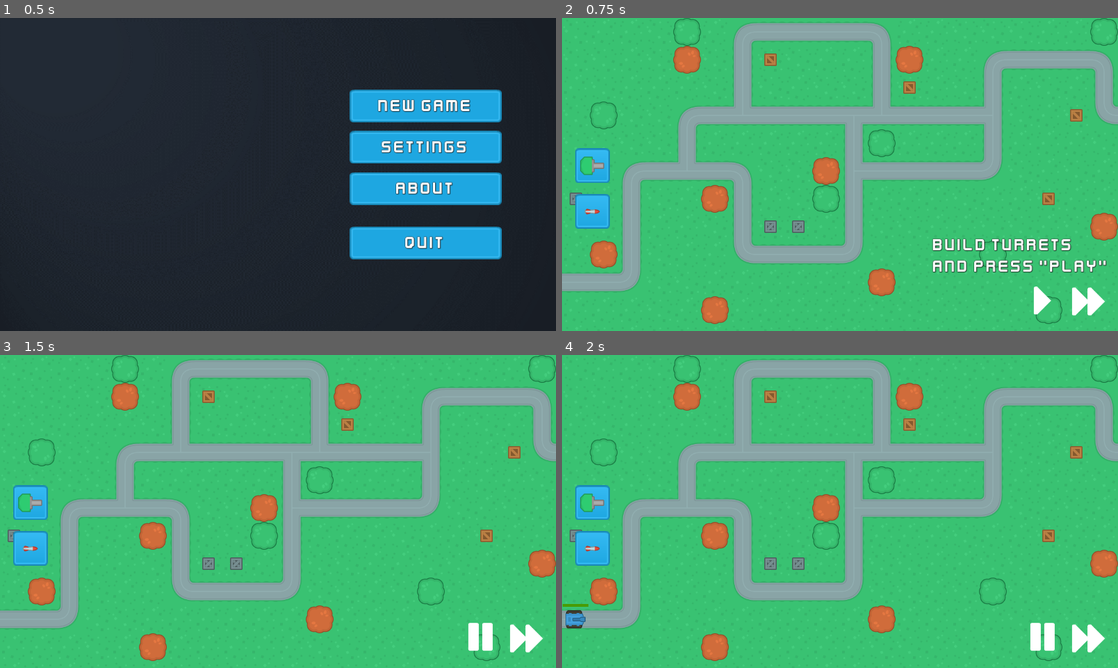
Above: before the commit, frames 1-4 (two rows, left to right).
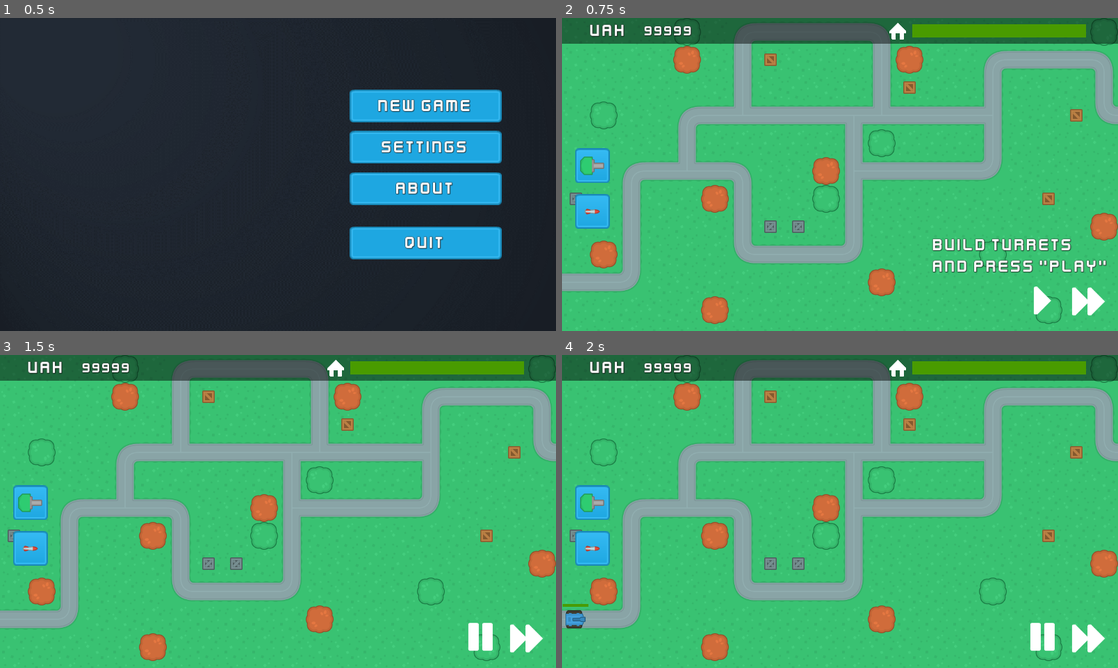
Above: after the commit, the same moments.

Repository: xEdelweiss/TowerDefence
Game: Godot game, scene res://scene_handler.tscn
The game is run twice, just before and just after one commit, with the same random seed, the same clock (stepped at 60 frames per second) and the same inputs.
Inputs (mouse positions are in pixels of both pictures, inside the frame that each line leads up to):
- Up to frame 1 (0.5 s): no input
- Up to frame 2 (0.75 s): click "New Game" at 0.5 s
- Up to frame 3 (1.5 s): click (478, 636) at 1.25 s
- Up to frame 4 (2 s): no input

Frame 1 is identical in both runs. In frame 2, 8.2% of the frame differs, in the area x 0-100%, y 0-9%; in frame 3, 8.2%; in frame 4, 8.2%.

Commit message:
Реалізував очки здоров'я бази та кінець гри

Diff:
--- a/Scenes/Enemies/blue_tank.gd
+++ b/Scenes/Enemies/blue_tank.gd
@@ -1,7 +1,12 @@
 extends PathFollow2D
+
+class_name BlueTank
+
+signal on_base_damage(damage)
 
 var speed = 150
 var hp = 1000
+var base_damage = 21
 
 @onready var health_bar = $HealthBar
 @onready var impact_area = $Impact
@@ -14,6 +19,9 @@
 	health_bar.top_level = true
 
 func _physics_process(delta):
+	if progress_ratio == 1.0:
+		emit_signal("on_base_damage", base_damage)
+		queue_free()
 	move(delta)
 
 func move(delta):
--- a/Scenes/MainScenes/UI.gd
+++ b/Scenes/MainScenes/UI.gd
@@ -1,6 +1,8 @@
 extends CanvasLayer
 
 class_name GameSceneUI
+
+@onready var hp = $InfoBar/HBoxContainer/HP as TextureProgressBar
 
 const TOWER_PREVIEW_CONTAINER = "TowerPreview"
 const DRAG_TOWER = "DragTower"
@@ -39,6 +41,17 @@
 func remove_tower_preview():
 	get_node(TOWER_PREVIEW_CONTAINER).free()
 
+func update_health_bar(health):
+	var tween = create_tween()
+	tween.tween_property(hp, "value", health, 0.1).set_trans(Tween.TRANS_LINEAR).set_ease(Tween.EASE_IN_OUT)
+
+	if health >= 60:
+		hp.tint_progress = Color("499b00") # green
+	elif health <= 60 and health >= 25:
+		hp.tint_progress = Color("e1be32") # orange
+	else:
+		hp.tint_progress = Color("e11e1e") # red
+
 ##
 ## Game Controls
 ##
--- a/Scenes/MainScenes/game_scene.gd
+++ b/Scenes/MainScenes/game_scene.gd
@@ -1,6 +1,8 @@
 extends Node2D
 
 class_name GameScene
+
+signal on_game_finished(win: bool)
 
 const OBSTRUCTED_TILE_ID = 5
 
@@ -13,6 +15,8 @@
 var build_location: Vector2
 var build_tile: Vector2i
 var build_type: String
+
+var base_health = 100
 
 var current_wave = 0
 var enemies_in_wave = 0
@@ -88,7 +92,6 @@
 func start_next_wave():
 	var wave_data = retrieve_wave_data()
 	await get_tree().create_timer(0.2).timeout
-	# yield(get_tree().create_timer(0.2), "timeout")
 	spawn_enemies(wave_data)
 
 func retrieve_wave_data():
@@ -99,11 +102,17 @@
 
 func spawn_enemies(wave_data):
 	for i in wave_data:
-		print("res://Scenes/Enemies/" + i[0].to_snake_case() + ".tscn")
-		var new_enemy = (load("res://Scenes/Enemies/" + i[0].to_snake_case() + ".tscn") as PackedScene).instantiate() as PathFollow2D
+		var new_enemy = (load("res://Scenes/Enemies/" + i[0].to_snake_case() + ".tscn") as PackedScene).instantiate() as BlueTank
+		new_enemy.on_base_damage.connect(self._on_enemy_base_damage)
 		get_random_enemy_path().add_child(new_enemy, true)
 		await get_tree().create_timer(i[1]).timeout
-		#yield(get_tree().create_timer(i[1]), "timeout")
 
 func get_random_enemy_path() -> Path2D:
 	return map_node.get_node(str("Paths/EnemyPath", randi_range(1, 4)))
+
+func _on_enemy_base_damage(damage):
+	base_health -= damage
+	if base_health <= 0:
+		emit_signal("on_game_finished", false)
+	else:
+		get_node("UI").update_health_bar(base_health)
--- a/Scenes/MainScenes/game_scene.tscn
+++ b/Scenes/MainScenes/game_scene.tscn
@@ -10,6 +10,8 @@
 [ext_resource type="FontFile" uid="uid://biein46k8i7ii" path="res://Assets/Fonts/Kenney Future Narrow.ttf" id="7_o2kkt"]
 [ext_resource type="Texture2D" uid="uid://bwc5ren0k3f8p" path="res://Assets/Icons/pause.png" id="8_nd3rg"]
 [ext_resource type="Texture2D" uid="uid://cnp6ft1oyo80m" path="res://Assets/Icons/fastForward.png" id="9_cfju7"]
+[ext_resource type="Texture2D" uid="uid://clm83im4r4uhn" path="res://Assets/Icons/home.png" id="11_xeajf"]
+[ext_resource type="Texture2D" uid="uid://bvxdx8uklbj14" path="res://Assets/UI/HPbar.jpg" id="12_gcsho"]
 
 [node name="GameScene" type="Node2D"]
 script = ExtResource("1_kjjiv")
@@ -135,5 +137,68 @@
 size_flags_vertical = 4
 texture_normal = ExtResource("9_cfju7")
 
+[node name="InfoBar" type="ColorRect" parent="UI"]
+self_modulate = Color(0, 0, 0, 0.470588)
+custom_minimum_size = Vector2(0, 60)
+anchors_preset = 10
+anchor_right = 1.0
+grow_horizontal = 2
+
+[node name="HBoxContainer" type="HBoxContainer" parent="UI/InfoBar"]
+layout_mode = 1
+anchors_preset = 15
+anchor_right = 1.0
+anchor_bottom = 1.0
+grow_horizontal = 2
+grow_vertical = 2
+
+[node name="Symbol" type="Label" parent="UI/InfoBar/HBoxContainer"]
+custom_minimum_size = Vector2(150, 60)
+layout_mode = 2
+theme_override_colors/font_shadow_color = Color(0, 0, 0, 0.705882)
+theme_override_colors/font_outline_color = Color(0, 0, 0, 1)
+theme_override_constants/outline_size = 2
+theme_override_fonts/font = ExtResource("7_o2kkt")
+theme_override_font_sizes/font_size = 40
+text = "UAH
+"
+horizontal_alignment = 2
+vertical_alignment = 1
+
+[node name="Money" type="Label" parent="UI/InfoBar/HBoxContainer"]
+custom_minimum_size = Vector2(150, 60)
+layout_mode = 2
+theme_override_colors/font_shadow_color = Color(0, 0, 0, 0.705882)
+theme_override_colors/font_outline_color = Color(0, 0, 0, 1)
+theme_override_constants/outline_size = 2
+theme_override_fonts/font = ExtResource("7_o2kkt")
+theme_override_font_sizes/font_size = 32
+text = "99999"
+horizontal_alignment = 2
+vertical_alignment = 1
+
+[node name="Icon" type="TextureRect" parent="UI/InfoBar/HBoxContainer"]
+custom_minimum_size = Vector2(60, 60)
+layout_mode = 2
+size_flags_horizontal = 10
+texture = ExtResource("11_xeajf")
+expand_mode = 5
+
+[node name="HP" type="TextureProgressBar" parent="UI/InfoBar/HBoxContainer"]
+custom_minimum_size = Vector2(400, 30)
+layout_mode = 2
+size_flags_horizontal = 4
+size_flags_vertical = 4
+value = 100.0
+nine_patch_stretch = true
+texture_under = ExtResource("12_gcsho")
+texture_progress = ExtResource("12_gcsho")
+tint_under = Color(0.239216, 0.239216, 0.239216, 1)
+tint_progress = Color(0.286275, 0.607843, 0, 1)
+
+[node name="Padding" type="Control" parent="UI/InfoBar/HBoxContainer"]
+custom_minimum_size = Vector2(70, 0)
+layout_mode = 2
+
 [connection signal="pressed" from="UI/MarginContainer/HUD/VBoxContainer/GameControls/PausePlayButton" to="UI" method="_on_pause_play_button_pressed"]
 [connection signal="pressed" from="UI/MarginContainer/HUD/VBoxContainer/GameControls/SpeedUpButton" to="UI" method="_on_speed_up_button_pressed"]
--- a/Scenes/Turrets/gun_t_1.tscn
+++ b/Scenes/Turrets/gun_t_1.tscn
@@ -4,6 +4,21 @@
 [ext_resource type="Script" path="res://Scenes/Turrets/gun_t_1.gd" id="1_qhhbo"]
 [ext_resource type="Texture2D" uid="uid://cdwordoq8i7tj" path="res://Assets/Towers/towerDefense_tile249.png" id="2_gmmrs"]
 [ext_resource type="Texture2D" uid="uid://c85nvsquf3flp" path="res://Assets/Effects/towerDefense_tile297.png" id="4_hrjrl"]
+
+[sub_resource type="Animation" id="Animation_owfwt"]
+length = 0.001
+tracks/0/type = "value"
+tracks/0/imported = false
+tracks/0/enabled = true
+tracks/0/path = NodePath("Turret/Muzzle/MuzzleFlash:visible")
+tracks/0/interp = 1
+tracks/0/loop_wrap = true
+tracks/0/keys = {
+"times": PackedFloat32Array(0),
+"transitions": PackedFloat32Array(1),
+"update": 1,
+"values": [false]
+}
 
 [sub_resource type="Animation" id="Animation_xv6xf"]
 resource_name = "fire"
@@ -20,21 +35,6 @@
 "transitions": PackedFloat32Array(1, 1),
 "update": 1,
 "values": [true, false]
-}
-
-[sub_resource type="Animation" id="Animation_owfwt"]
-length = 0.001
-tracks/0/type = "value"
-tracks/0/imported = false
-tracks/0/enabled = true
-tracks/0/path = NodePath("Turret/Muzzle/MuzzleFlash:visible")
-tracks/0/interp = 1
-tracks/0/loop_wrap = true
-tracks/0/keys = {
-"times": PackedFloat32Array(0),
-"transitions": PackedFloat32Array(1),
-"update": 1,
-"values": [false]
 }
 
 [sub_resource type="AnimationLibrary" id="AnimationLibrary_swpkw"]
--- a/scene_handler.gd
+++ b/scene_handler.gd
@@ -1,13 +1,23 @@
 extends Node
 
 func _ready():
+	load_main_menu()
+
+func load_main_menu():
 	get_node("MainMenu/MarginContainer/VBoxContainer/NewGame").connect("pressed", self.on_new_game_pressed)
 	get_node("MainMenu/MarginContainer/VBoxContainer/Quit").connect("pressed", self.on_quit_pressed)
 
 func on_new_game_pressed():
 	get_node("MainMenu").queue_free()
-	var game_scene = (load("res://Scenes/MainScenes/game_scene.tscn") as PackedScene).instantiate()
+	var game_scene = (load("res://Scenes/MainScenes/game_scene.tscn") as PackedScene).instantiate() as GameScene
+	game_scene.on_game_finished.connect(self.unload_game)
 	add_child(game_scene)
 
 func on_quit_pressed():
 	get_tree().quit()
+
+func unload_game(win: bool):
+	get_node("GameScene").queue_free()
+	var main_menu = load("res://Scenes/UIScenes/main_menu.tscn").instantiate()
+	add_child(main_menu)
+	load_main_menu()
Binary file added: Assets/Icons/home.png
Not shown, added: Assets/Icons/home.png.import
Not shown: 1 places in Scenes/MainScenes/game_scene.tscn that only renumber resources
